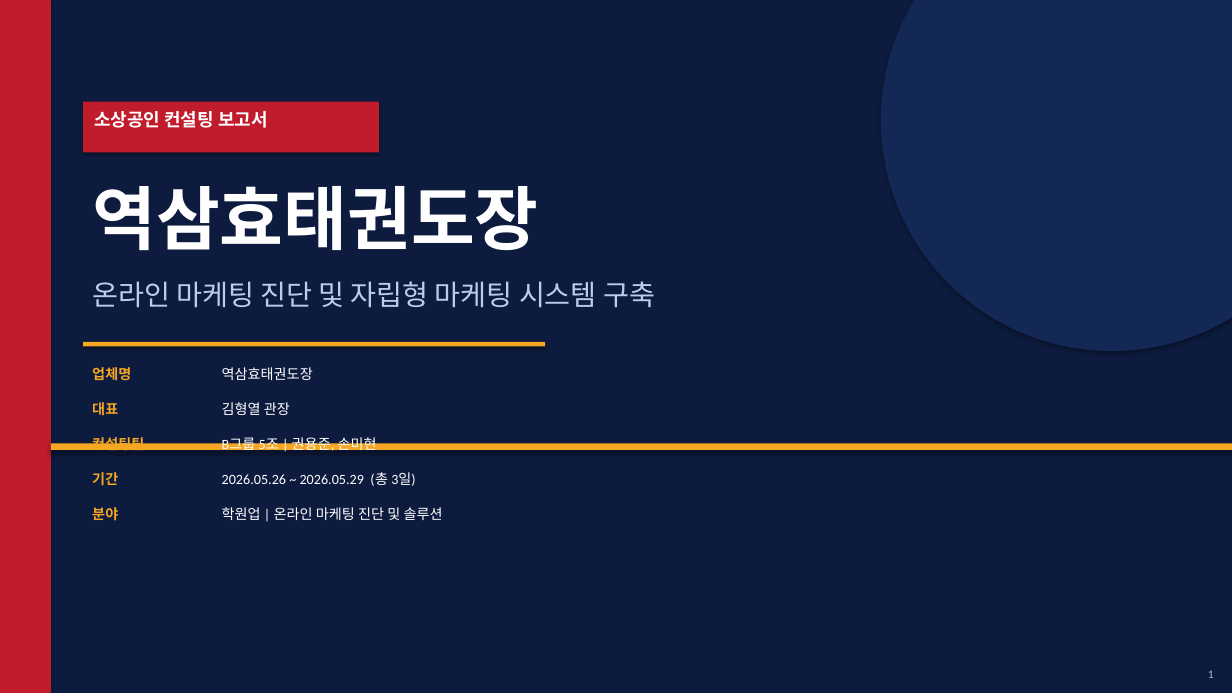
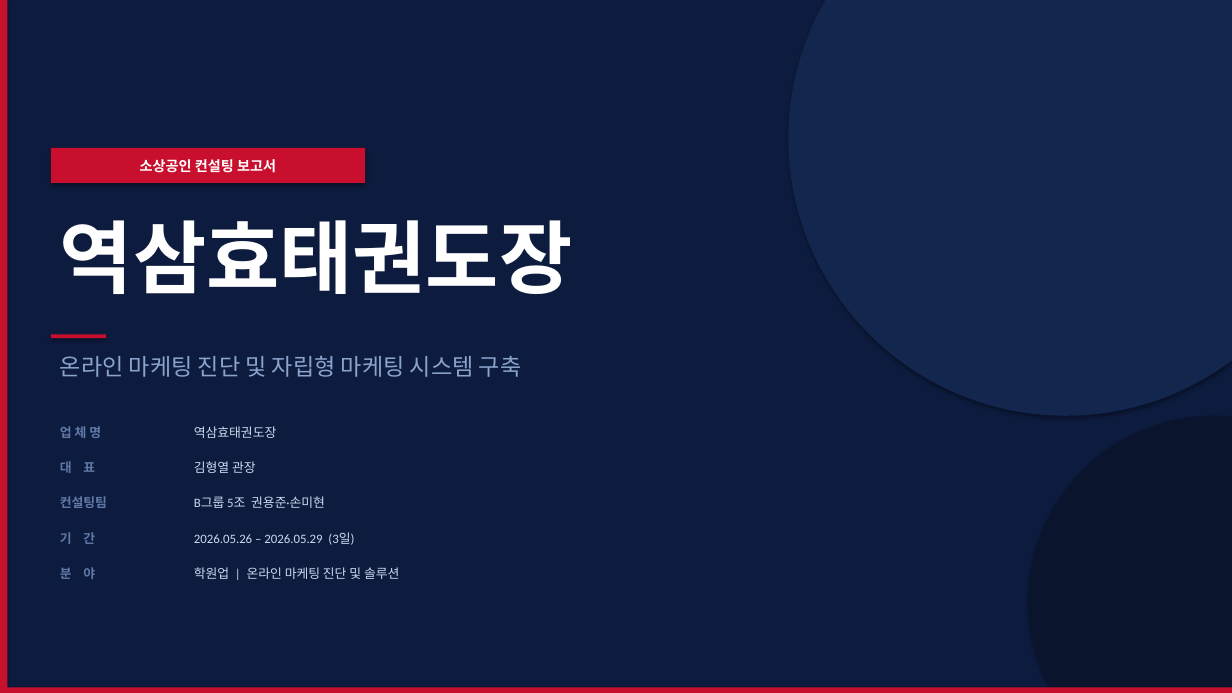
Before and after one commit to pyutyubeu88-commits/-, a slide deck: slide 1 of 역삼효태권도장_온라인마케팅컨설팅_보고서.pptx. Drawn at 1232x693 pixels with LibreOffice and Linux fonts; fonts in the diff are those of the drawing. Boxes give left, top, right and bottom in pixels: in the first picture for what was removed or moved away, otherwise in the second. Text is boxed around its words. In the diff, an @@ line names an element or a change of style, - is before the commit and + after.

```diff
--- a/역삼효태권도장_온라인마케팅컨설팅_보고서.pptx
+++ b/역삼효태권도장_온라인마케팅컨설팅_보고서.pptx
@@ rectangle resized from (x1=0, y1=0, x2=51, y2=693) to (x1=0, y1=0, x2=7, y2=693) @@
@@ rectangle at (x1=0, y1=0, x2=7, y2=693): fill #C01C2C to #C8102E @@
@@ ellipse resized from (x1=881, y1=0, x2=1232, y2=351) to (x1=788, y1=0, x2=1232, y2=416) @@
@@ ellipse at (x1=788, y1=0, x2=1232, y2=416): fill #142855 to #12264E @@
@@ rectangle "소상공인 컨설팅 보고서" resized from (x1=94, y1=111, x2=268, y2=128) to (x1=51, y1=148, x2=365, y2=183) @@
@@ rectangle "소상공인 컨설팅 보고서" at (x1=51, y1=148, x2=365, y2=183): size 14 to 11 pt; alignment left to centre; vertical alignment top to middle; fill none to #C8102E; shadow on @@
@@ text "역삼효태권도장" moved from (x1=92, y1=186, x2=538, y2=250) to (x1=60, y1=220, x2=572, y2=294) @@
@@ text "역삼효태권도장" at (x1=60, y1=220, x2=572, y2=294): size 54 to 62 pt @@
@@ text "온라인 마케팅 진단 및 자립형 ..." moved from (x1=92, y1=281, x2=655, y2=307) to (x1=60, y1=356, x2=522, y2=377) @@
@@ text "온라인 마케팅 진단 및 자립형 ..." at (x1=60, y1=356, x2=522, y2=377): size 22 to 18 pt, text colour #BBCCEE to #8AA4CC @@
@@ rectangle added at (x1=51, y1=335, x2=106, y2=338), fill #C8102E @@
@@ rectangle removed at (x1=83, y1=342, x2=545, y2=347) @@
@@ ellipse added at (x1=1029, y1=416, x2=1232, y2=693), fill #0A142C @@
@@ rectangle removed at (x1=51, y1=444, x2=1232, y2=450) @@
@@ text at (x1=60, y1=426, x2=101, y2=438): text changed; size 11 to 10 pt; text colour #F5A623 to #607AA8 @@
-업체명
+업 체 명
@@ text at (x1=60, y1=461, x2=95, y2=473): text changed; size 11 to 10 pt; text colour #F5A623 to #607AA8 @@
-대표
+대 표
@@ text "컨설팅팀" moved from (x1=92, y1=435, x2=144, y2=453) to (x1=60, y1=496, x2=107, y2=508) @@
@@ text "컨설팅팀" at (x1=60, y1=496, x2=107, y2=508): size 11 to 10 pt, text colour #F5A623 to #607AA8 @@
@@ text at (x1=194, y1=496, x2=325, y2=508): text changed; size 11 to 10 pt; text colour #FFFFFF to #CCD8EE @@
-B그룹 5조 | 권용준, 손미현
+B그룹 5조 권용준·손미현
@@ text at (x1=60, y1=532, x2=95, y2=544): text changed; size 11 to 10 pt; text colour #F5A623 to #607AA8 @@
-기간
+기 간
@@ text at (x1=194, y1=532, x2=354, y2=545): text changed; size 11 to 10 pt; text colour #FFFFFF to #CCD8EE @@
-2026.05.26 ~ 2026.05.29 (총 3일)
+2026.05.26 – 2026.05.29 (3일)
@@ text at (x1=60, y1=567, x2=95, y2=579): text changed; size 11 to 10 pt; text colour #F5A623 to #607AA8 @@
-분야
+분 야
@@ 3 texts moved together from (x1=222, y1=367, x2=443, y2=520) to (x1=194, y1=426, x2=399, y2=579) @@
@@ size 11 to 10 pt, text colour #FFFFFF to #CCD8EE in 3 elements at (x1=194, y1=426, x2=276, y2=438), (x1=194, y1=461, x2=256, y2=473), (x1=194, y1=567, x2=399, y2=579) @@
@@ rectangle at (x1=0, y1=688, x2=1232, y2=693): fill #C01C2C to #C8102E @@
@@ rectangle resized from (x1=83, y1=102, x2=379, y2=152) to (x1=0, y1=688, x2=1232, y2=693) @@
@@ text removed at (x1=1208, y1=670, x2=1214, y2=678) @@
-1
```
Also in this commit, not shown: 14 other slides changed, 1 other file.
